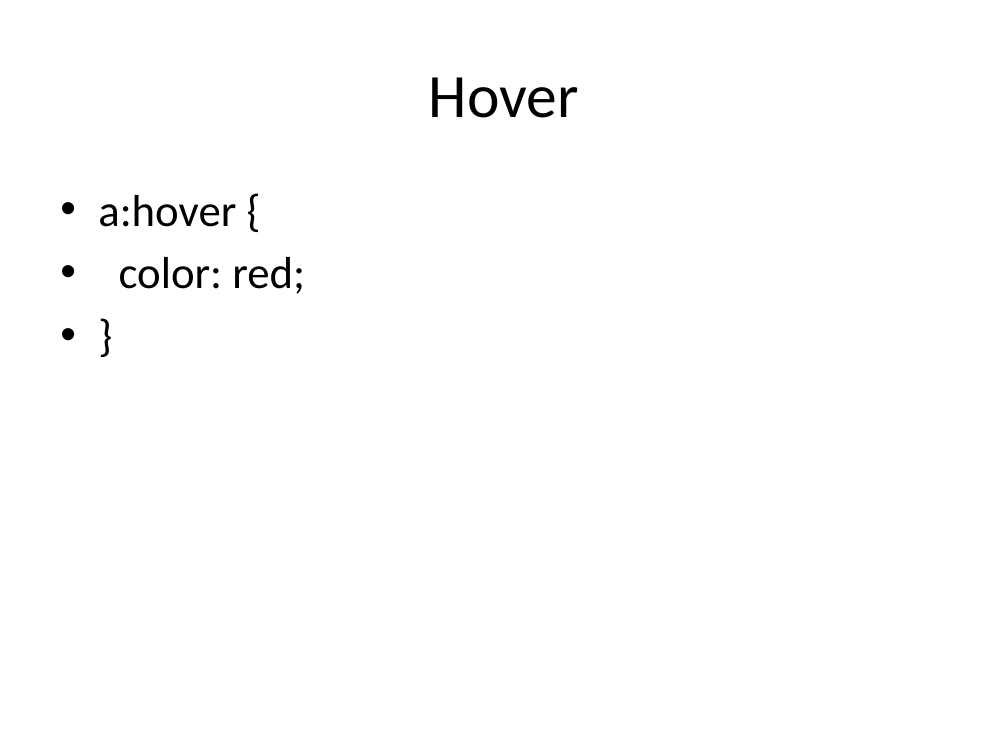
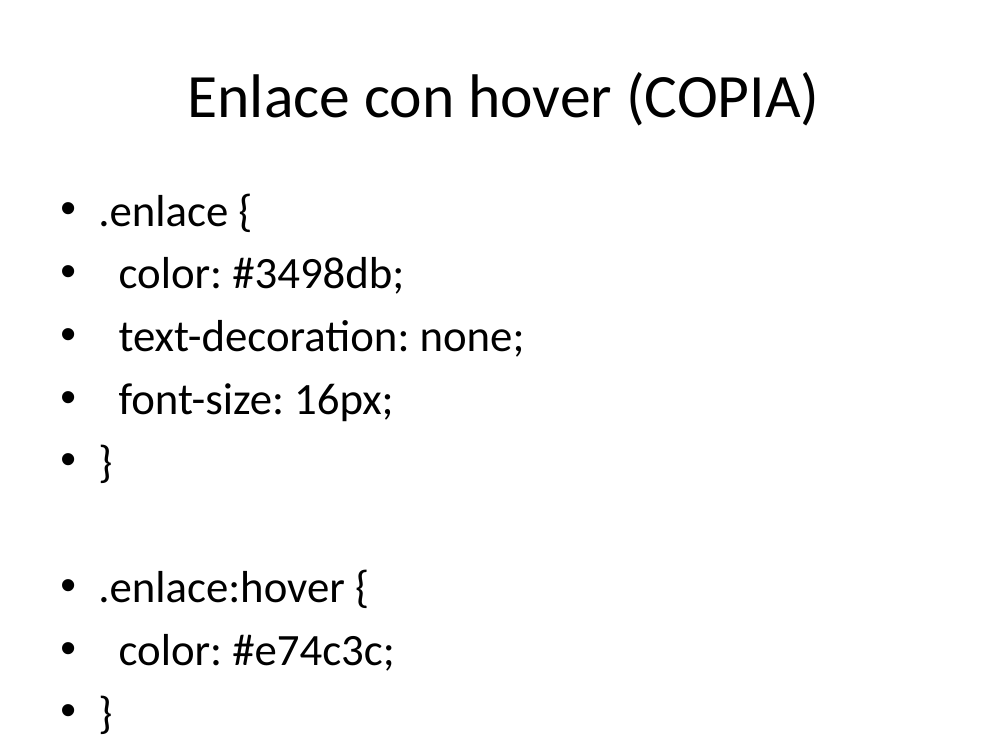
Before and after one commit to santillanlc/ImplementaPaginasWeb, a slide deck: slide 10 of Practica_CSS_Basico28-01-26.pptx (slide 20 before the commit). Drawn at 1008x756 pixels with LibreOffice and Linux fonts; fonts in the diff are those of the drawing. Boxes give left, top, right and bottom in pixels: in the first picture for what was removed or moved away, otherwise in the second. Text is boxed around its words. In the diff, an @@ line names an element or a change of style, - is before the commit and + after.

```diff
--- a/Practica_CSS_Basico28-01-26.pptx
+++ b/Practica_CSS_Basico28-01-26.pptx
@@ title at (188,72,819,126): text changed @@
-Hover
+Enlace con hover (COPIA)
@@ text at (98,195,525,422): text changed @@
-• a:hover {
-• color: red;
+• .enlace {
+• color: #3498db;
+• text-decoration: none;
+• font-size: 16px;
@@ text at (98,571,395,671): paragraphs added @@
+• .enlace:hover {
+• color: #e74c3c;
+• }
```
Also in this commit, not shown: 9 other slides changed, 4 slides added, 11 slides removed.
